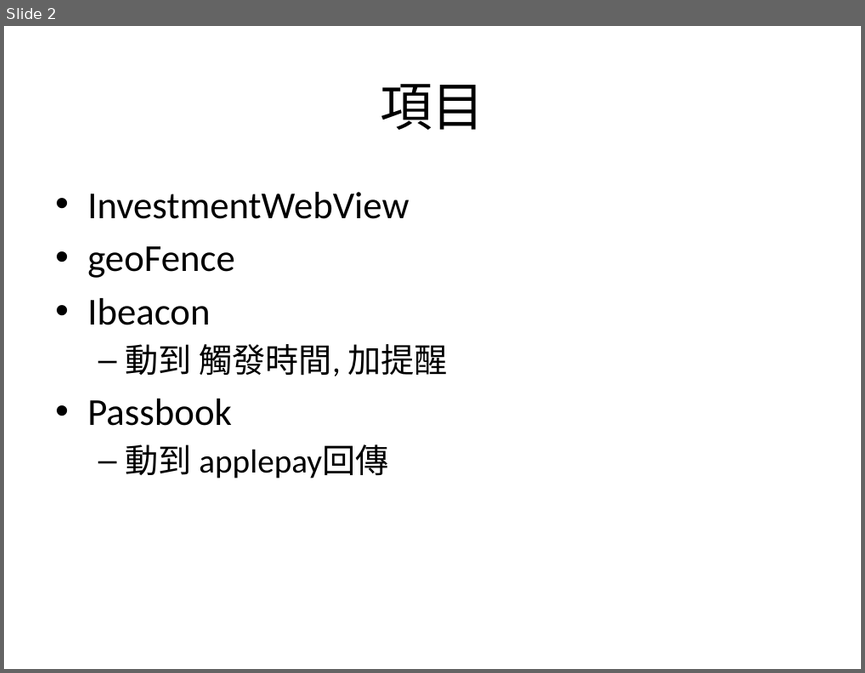
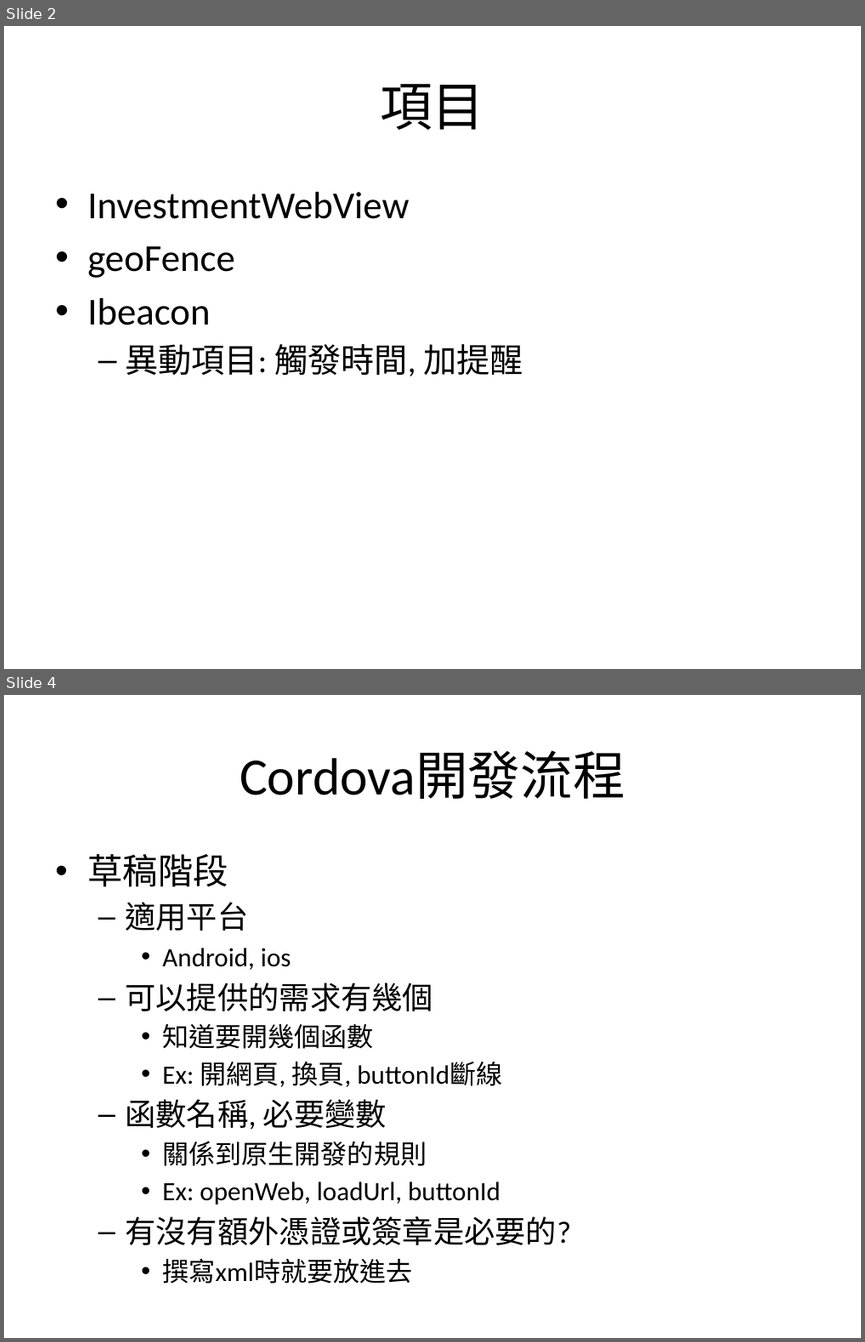
Before and after one commit to kodakjerec/myWebView, a slide deck: sequence/SCMobile負責項目.pptx. Shown one above the other, each under a label of ours: slide 2 before the commit, slides 2 and 4 after it; the slides between them are not shown. The pictures are 865x673 and 865x1342 pixels, drawn with LibreOffice and Linux fonts; fonts in the diff are those of the drawing. Boxes give left, top, right and bottom in pixels: in the first picture for what was removed or moved away, otherwise in the second. Text is boxed around its words. In the diff, an @@ line names an element or a change of style, - is before the commit and + after.

```diff
--- a/sequence/SCMobile負責項目.pptx
+++ b/sequence/SCMobile負責項目.pptx
@@ slide 4 added at (x1=4, y1=695, x2=861, y2=1338), background #FFFFFF @@
@@ title added at (x1=239, y1=751, x2=625, y2=799), 44 pt, text #000000 @@
+Cordova開發流程
@@ text added at (x1=87, y1=854, x2=571, y2=1283), 22.2 pt, text #000000 @@
+• 草稿階段
+  – 適用平台
+    • Android, ios
+  – 可以提供的需求有幾個
+    • 知道要開幾個函數
+    • Ex: 開網頁, 換頁, buttonId斷線
+  – 函數名稱, 必要變數
+    • 關係到原生開發的規則
+    • Ex: openWeb, loadUrl, buttonId
+  – 有沒有額外憑證或簽章是必要的?
+    • 撰寫xml時就要放進去
@@ slide 2 changed as well @@
@@ text at (x1=125, y1=344, x2=522, y2=376): text changed @@
-  – 動到 觸發時間, 加提醒
-• Passbook
-  – 動到 applepay回傳
+  – 異動項目: 觸發時間, 加提醒
```
Also in this commit, not shown: 4 other slides changed, 15 other slides added, 1 slide removed, 11 other files.
